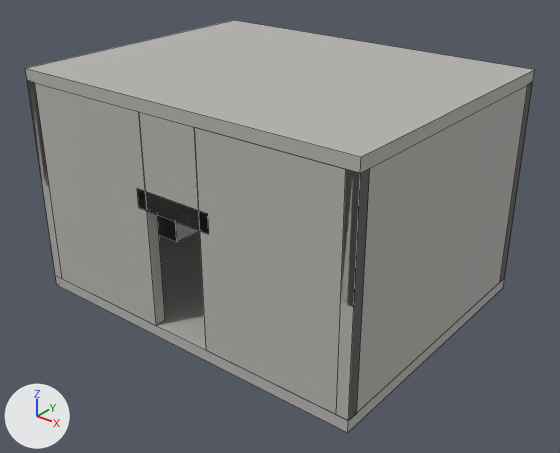
What one commit did to the FBX model Assets/_Project/04.Art/02.Models/Interior/SM_Room_Plant.fbx.
The view is the same before and after, from a 50 mm lens placed at (7.67, -9.56, 6.94), pointed at (0.2, -0.23, 1.16). The lights are fixed; the arrows at lower left show +X, +Y and +Z. The picture after the commit comes second. Mesh edges are drawn as thin lines. Where no turn or scale is listed for an object, it has been applied to the vertices. Vertices at exactly the same position are counted once.

Script lines for the objects in view, before the commit:
```python
me_sm_room_plant = bpy.data.meshes.new('SM_Room_Plant')
me_sm_room_plant.from_pydata(...)  # 92 vertices, 84 faces; spans x -3.2..3.2, y -2.5..2.5, z -0.2..3.8
# faces by material slot: [48, 24, 12]
me_sm_room_plant.materials.append(mat_m_mega_concrete)  # grey #b6b3af
me_sm_room_plant.materials.append(mat_m_mega_steel)  # grey #77797d
me_sm_room_plant.materials.append(mat_m_mega_dark)  # dark grey #3e3f42
ob_sm_room_plant = bpy.data.objects.new('SM_Room_Plant', me_sm_room_plant)
ob_sm_room_plant.location = (0.0, 0.0, 0.0)
```
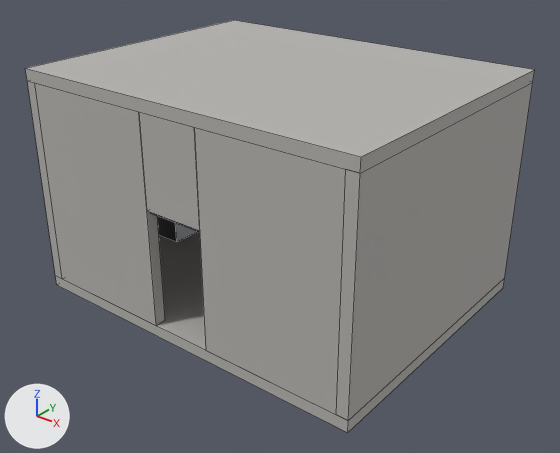
Changed parts and their boxes (x1, y1, x2, y2) in the pictures (560 x 453 px; the box of a moved part takes in the faces that stretch with it):
part 1 of me_sm_room_plant, added (mostly hidden)
    after: (150, 212, 200, 232)
part 2 of me_sm_room_plant, deleted
    before: (137, 188, 209, 234)
part 3 of me_sm_room_plant, moved or reshaped
    before: (27, 81, 370, 421)
    after: (35, 83, 346, 415)
part 4 of me_sm_room_plant, moved or reshaped (not visible afterwards)
    before: (500, 82, 533, 282)

The edits, one by one:
me_sm_room_plant has 92 vertices, 84 faces and spans x -3.2..3.2, y -2.5..2.5, z -0.2..3.8.
me_sm_room_plant is used by ob_sm_room_plant; location (0.0, 0.0, 0.0).
me_sm_room_plant part 1: a new loose piece, a box spanning x -0.73..0.73, y -2.44..-2.16, z 1.99..2.31, in mat_m_mega_dark (dark grey #3e3f42).
me_sm_room_plant part 2: the loose piece of 8 vertices spanning x -0.73..0.73, y -2.5..-2.16, z 2.05..2.37 is deleted.
Part 3, on me_sm_room_plant:
4 vertices are removed from x -3.2..3.2, y -2.3, z 0.0..3.6.
10 faces are deleted.
4 vertices are added at (-3.0, -2.3, 0.0), (-3.0, -2.3, 3.6), (3.0, -2.3, 0.0), (3.0, -2.3, 3.6).
10 new faces join them, mat_m_mega_concrete (grey #b6b3af).
Part 4, on me_sm_room_plant:
4 vertices are removed from x -3.2..3.2, y 2.3, z 0.0..3.6.
6 faces are deleted.
4 vertices are added at (-3.0, 2.3, 0.0), (3.0, 2.3, 0.0), (-3.0, 2.3, 3.6), (3.0, 2.3, 3.6).
6 new faces join them, mat_m_mega_concrete (grey #b6b3af).
